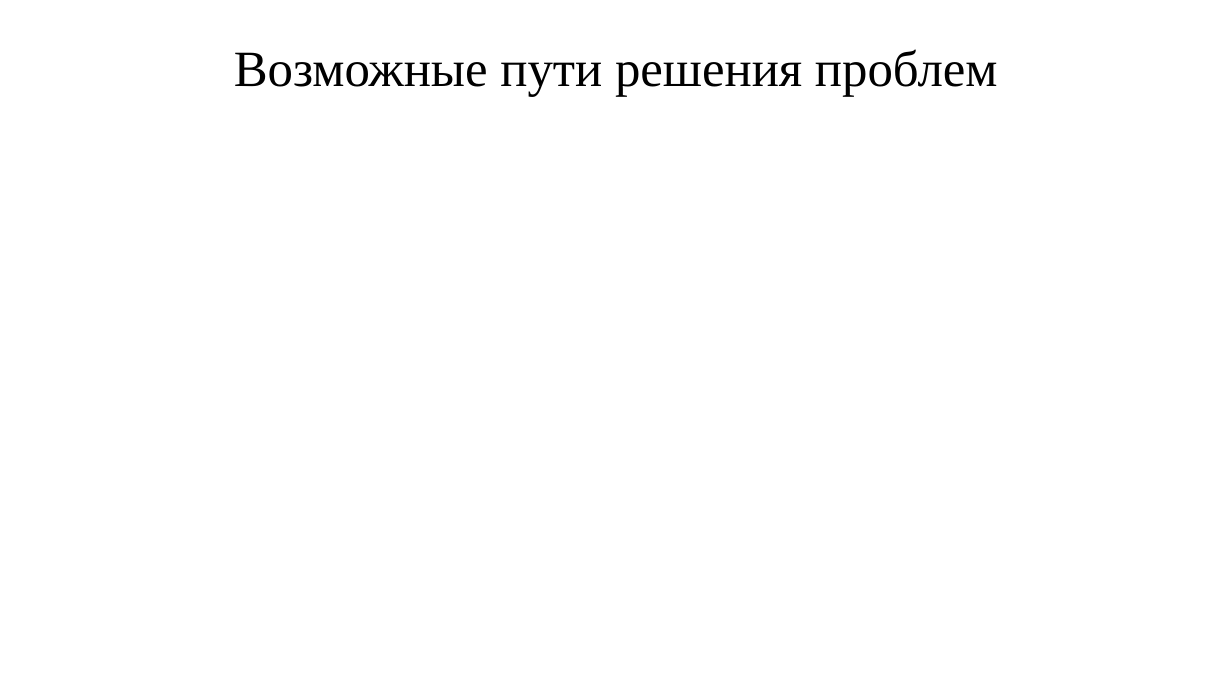
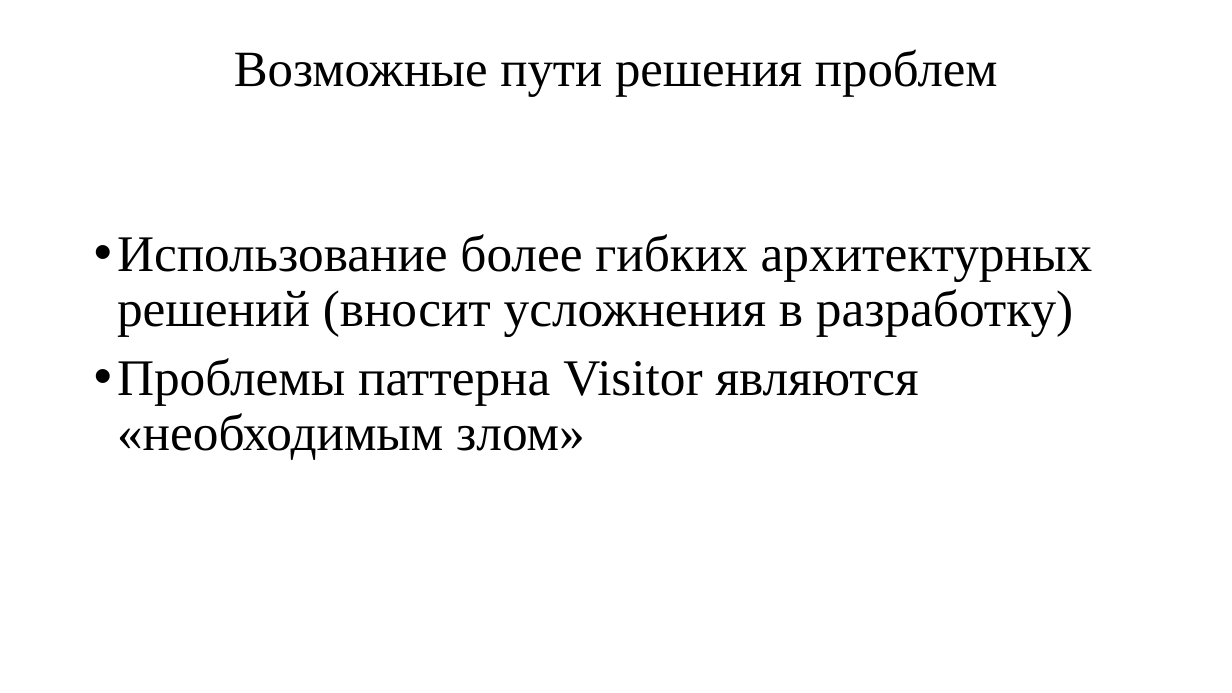
Before and after one commit to MrAnderson1110/Education, a slide deck: slide 12 of 5/OOP_V_term_paper/Презентация_ООП_АндреевД.И_z9431.pptx. Drawn at 1232x693 pixels with LibreOffice and Linux fonts; fonts in the diff are those of the drawing. Boxes give left, top, right and bottom in pixels: in the first picture for what was removed or moved away, otherwise in the second. Text is boxed around its words. In the diff, an @@ line names an element or a change of style, - is before the commit and + after.

```diff
--- a/5/OOP_V_term_paper/Презентация_ООП_АндреевД.И_z9431.pptx
+++ b/5/OOP_V_term_paper/Презентация_ООП_АндреевД.И_z9431.pptx
@@ text added at (x1=117, y1=234, x2=1092, y2=460), 40 pt, text #000000 @@
+• Использование более гибких архитектурных решений (вносит усложнения в разработку)
+• Проблемы паттерна Visitor являются «необходимым злом»
```
Also in this commit, not shown: 8 other slides changed, 2 slides added, 2 slides removed.
